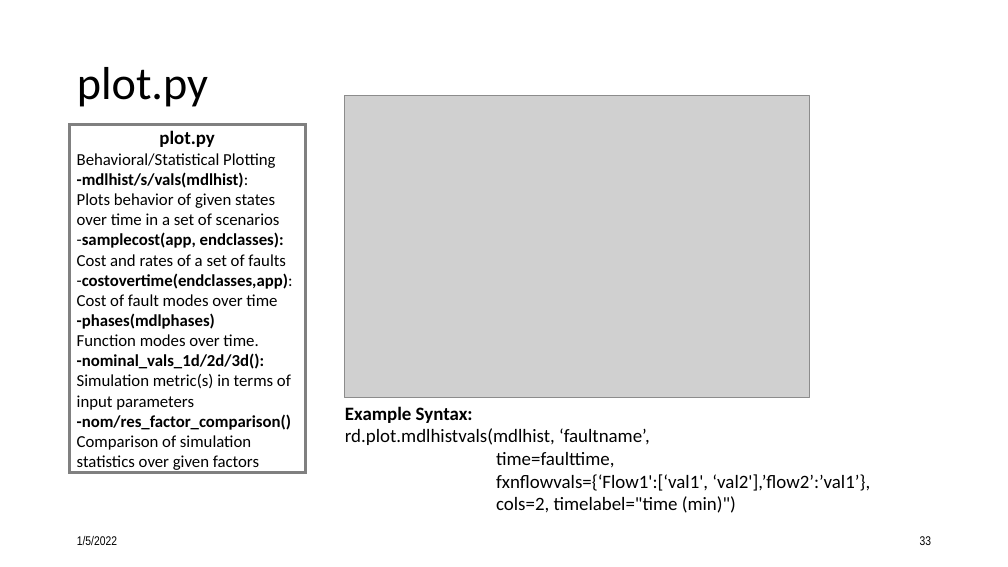
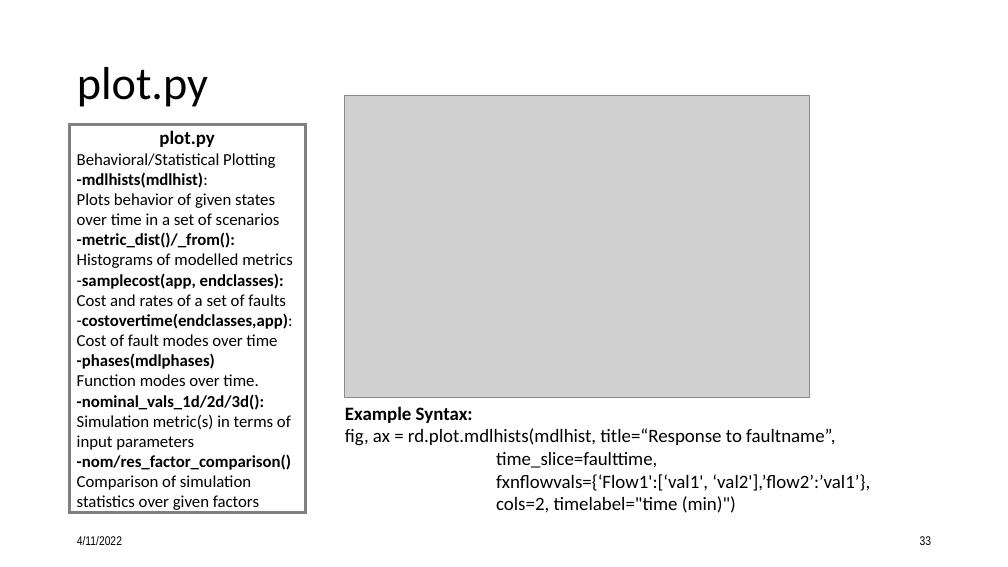
Before and after one commit to nasa/fmdtools, a slide deck: slide 33 of docs/Intro to fmdtools.pptx. Drawn at 1008x567 pixels with LibreOffice and Linux fonts; fonts in the diff are those of the drawing; grey boxes stand for pictures. Boxes give left, top, right and bottom in pixels: in the first picture for what was removed or moved away, otherwise in the second. Text is boxed around its words. In the diff, an @@ line names an element or a change of style, - is before the commit and + after.

```diff
--- a/docs/Intro to fmdtools.pptx
+++ b/docs/Intro to fmdtools.pptx
@@ rectangle "plot.py": place and size @@
-rectangle "plot.py" at (70,124,306,473)
+rectangle "plot.py" at (70,124,306,513)
@@ text in rectangle at (77,172,208,188): text changed @@
--mdlhist/s/vals(mdlhist):
+-mdlhists(mdlhist):
@@ text in rectangle at (77,232,293,268): paragraphs added @@
+-metric_dist()/_from():
+Histograms of modelled metrics
@@ text at (345,428,835,468): text changed @@
-rd.plot.mdlhistvals(mdlhist, ‘faultname’,
-time=faulttime,
+fig, ax = rd.plot.mdlhists(mdlhist, title=“Response to faultname”,
+time_slice=faulttime,
@@ text at (77,536,122,545): text changed @@
-1/5/2022
+4/11/2022
```
Also in this commit, not shown: 37 other slides changed, 40 other files.
